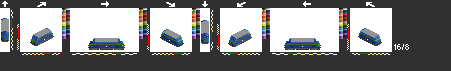
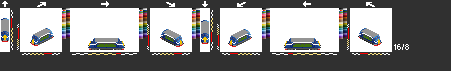
Layers edited between the first and the second (451, 71) image:
hid "er1" over [1, 33, 381, 50]
showed "mav4", painted on it over [1, 33, 381, 50]
